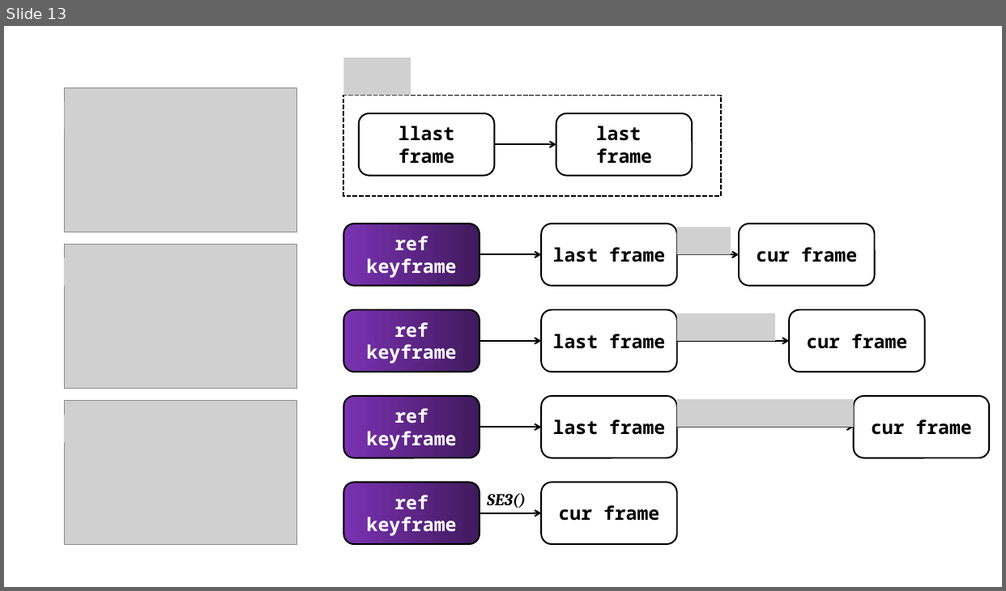
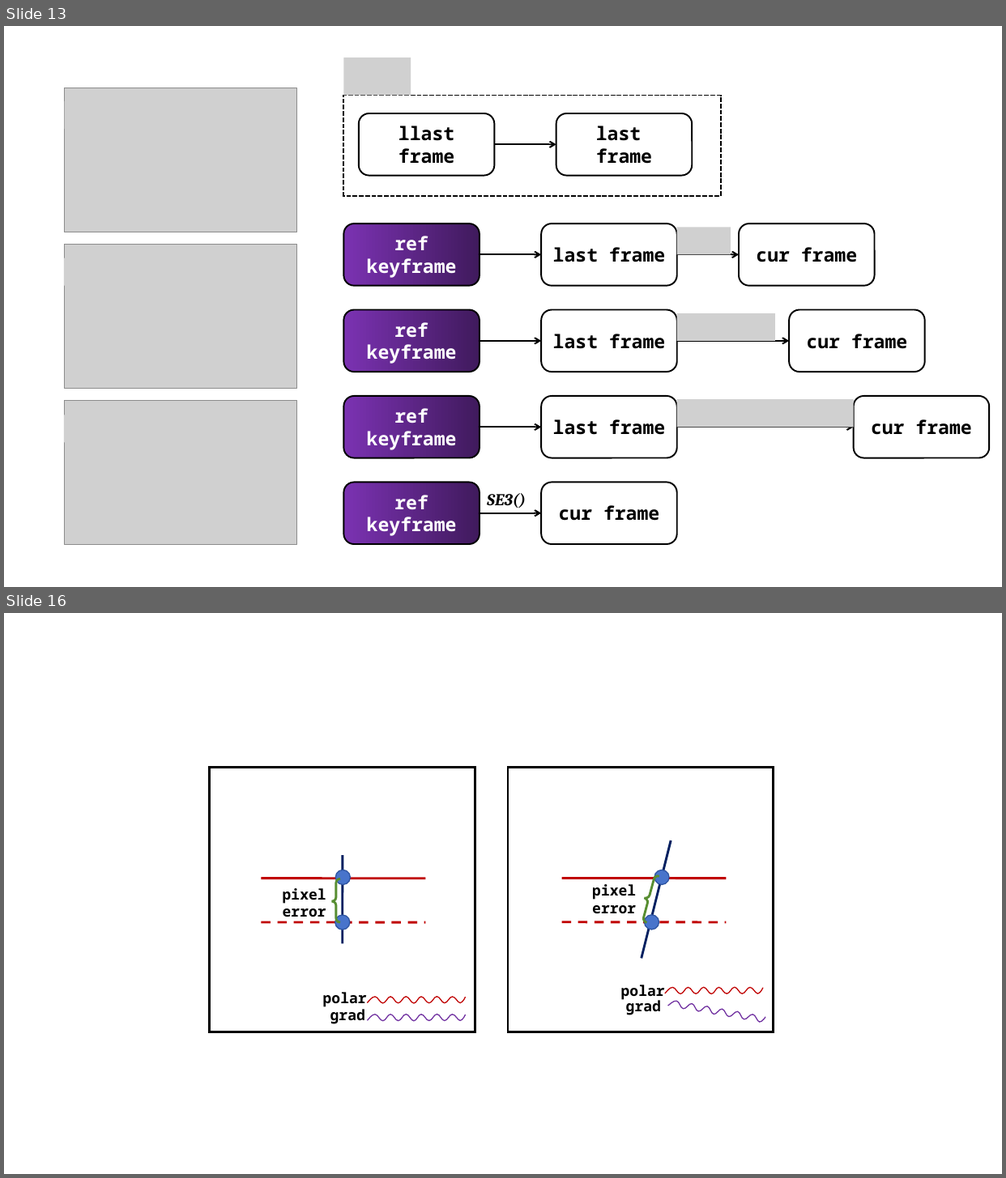
Before and after one commit to sunshanlu/dso_ssl, a slide deck: pictures/make-pictures.pptx. Shown one above the other, each under a label of ours: slide 13 before the commit, slides 13 and 16 after it; the slides between them are not shown. The pictures are 1006x591 and 1006x1178 pixels, drawn with LibreOffice and Linux fonts; fonts in the diff are those of the drawing; grey boxes stand for pictures. Boxes give left, top, right and bottom in pixels: in the first picture for what was removed or moved away, otherwise in the second. Text is boxed around its words. In the diff, an @@ line names an element or a change of style, - is before the commit and + after.

```diff
--- a/pictures/make-pictures.pptx
+++ b/pictures/make-pictures.pptx
@@ slide 16 added at <box>4,613,1002,1174</box>, background #FFFFFF @@
@@ group added at <box>210,767,773,1033</box>: 6 lines, 6 texts, 4 freeform shapes, 4 ellipses, 2 rectangles, 2 left braces @@
+polar
+grad
+polar
+grad
+pixel error
+pixel error
```
Also in this commit, not shown: 1 slide changed, 12 other slides added, 1 slide removed, 22 other files.
